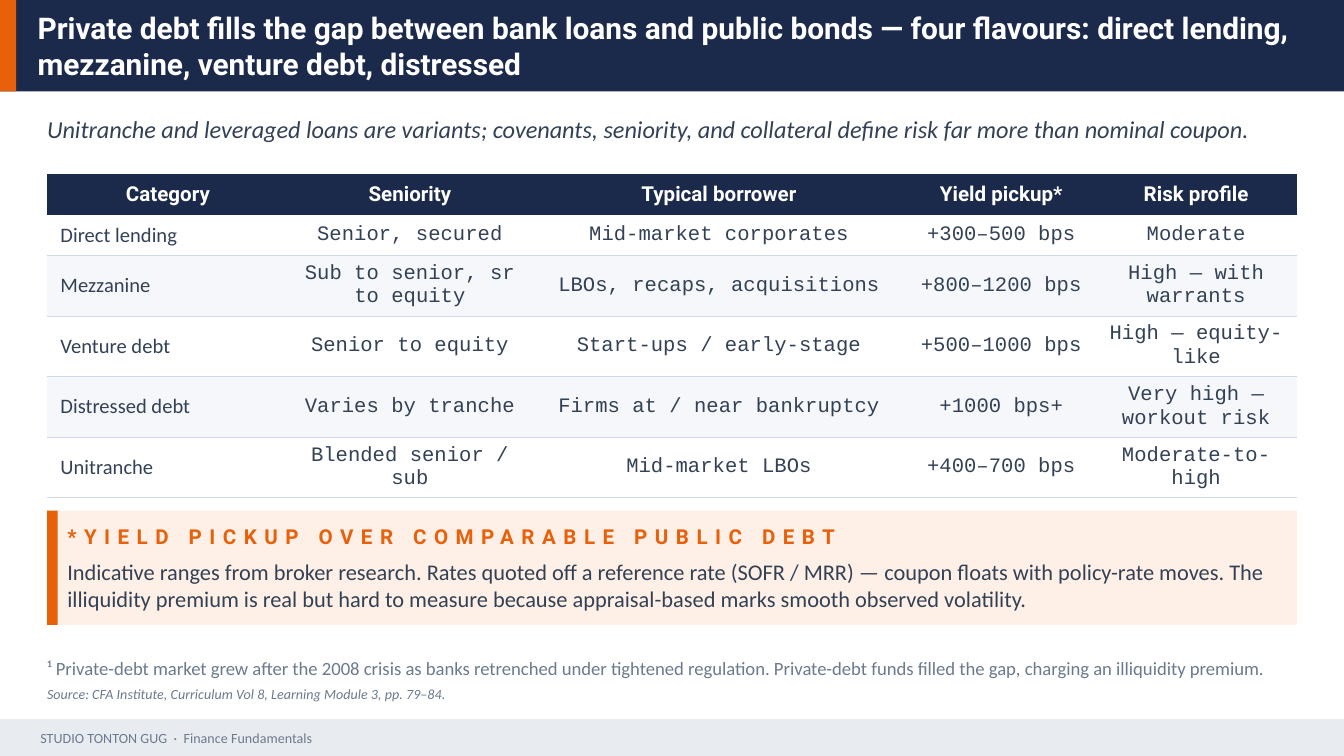
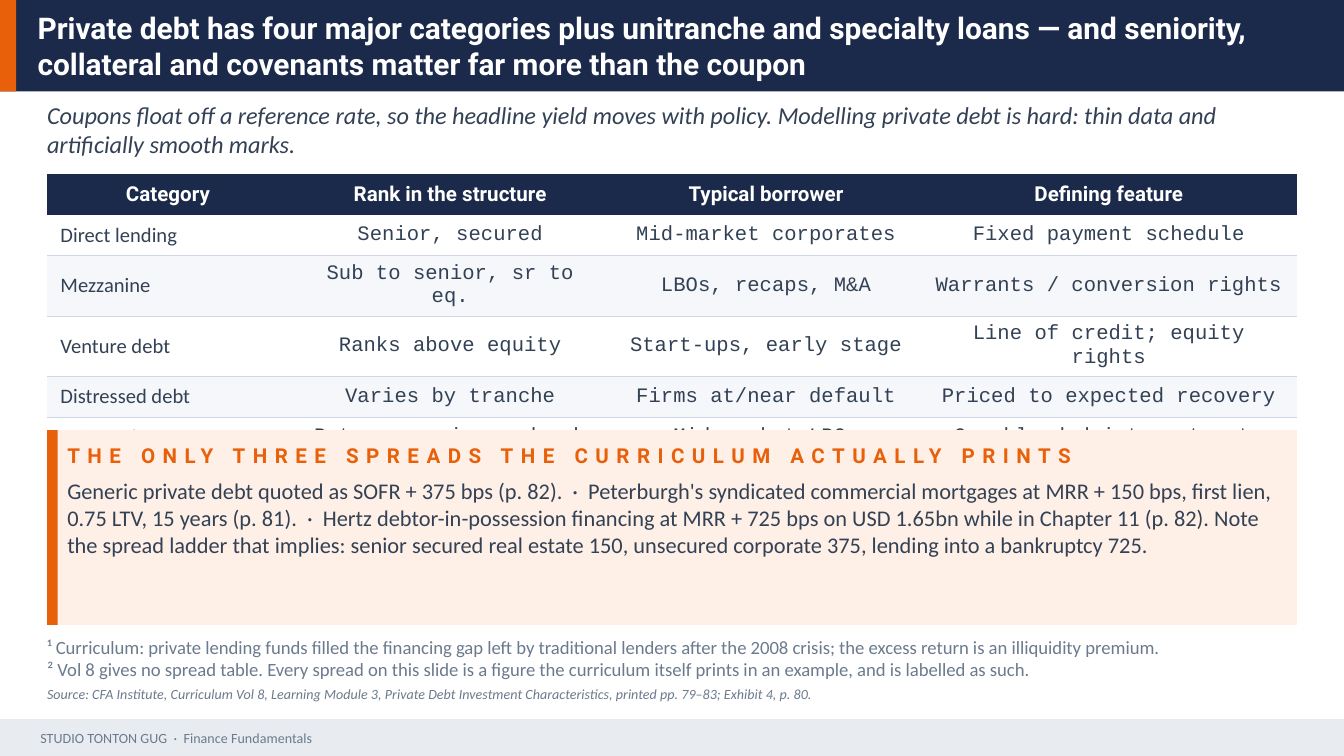
Before and after one commit to Gug4ever/Tonton_Gug_Studio, a slide deck: slide 18 of assets/finance/D19_Alternative_Investments.pptx (slide 17 before the commit). Drawn at 1344x756 pixels with LibreOffice and Linux fonts; fonts in the diff are those of the drawing. Boxes give left, top, right and bottom in pixels: in the first picture for what was removed or moved away, otherwise in the second. Text is boxed around its words. In the diff, an @@ line names an element or a change of style, - is before the commit and + after.

```diff
--- a/assets/finance/D19_Alternative_Investments.pptx
+++ b/assets/finance/D19_Alternative_Investments.pptx
@@ text at (38,16,1245,81): text changed @@
-Private debt fills the gap between bank loans and public bonds — four flavours: direct lending, mezzanine, venture debt, distressed
+Private debt has four major categories plus unitranche and specialty loans — and seniority, collateral and covenants matter far more than the coupon
@@ text at (47,107,1216,157): text changed @@
-Unitranche and leveraged loans are variants; covenants, seniority, and collateral define risk far more than nominal coupon.
+Coupons float off a reference rate, so the headline yield moves with policy. Modelling private debt is hard: thin data and artificially smooth marks.
@@ table at (47,175,1297,454) @@
-column 2: Seniority | Senior, secured | Sub to senior, sr to equity | Senior to equity | Varies by tranche | Blended senior / sub
-column 3: Typical borrower | Mid-market corporates | LBOs, recaps, acquisitions | Start-ups / early-stage | Firms at / near bankruptcy | Mid-market LBOs
-column 4: Yield pickup* | +300–500 bps | +800–1200 bps | +500–1000 bps | +1000 bps+ | +400–700 bps
-column 5: Risk profile | Moderate | High — with warrants | High — equity-like | Very high — workout risk | Moderate-to-high
+column 2: Rank in the structure | Senior, secured | Sub to senior, sr to eq. | Ranks above equity | Varies by tranche | Between senior and sub
+column 3: Typical borrower | Mid-market corporates | LBOs, recaps, M&A | Start-ups, early stage | Firms at/near default | Mid-market LBOs
+column 4: Defining feature | Fixed payment schedule | Warrants / conversion rights | Line of credit; equity rights | Priced to expected recovery | One blended interest rate
@@ rectangle: place and size @@
-rectangle at (47,511,1297,625)
+rectangle at (47,430,1297,625)
@@ rectangle: place and size @@
-rectangle at (47,511,58,625)
+rectangle at (47,430,58,625)
@@ text at (67,437,1284,474): text changed @@
-*YIELD PICKUP OVER COMPARABLE PUBLIC DEBT
+THE ONLY THREE SPREADS THE CURRICULUM ACTUALLY PRINTS
@@ text at (67,483,1271,557): text changed @@
-Indicative ranges from broker research. Rates quoted off a reference rate (SOFR / MRR) — coupon floats with policy-rate moves. The illiquidity premium is real but hard to measure because appraisal-based marks smooth observed volatility.
+Generic private debt quoted as SOFR + 375 bps (p. 82). · Peterburgh's syndicated commercial mortgages at MRR + 150 bps, first lien, 0.75 LTV, 15 years (p. 81). · Hertz debtor-in-possession financing at MRR + 725 bps on USD 1.65bn while in Chapter 11 (p. 82). Note the spread ladder that implies: senior secured real estate 150, unsecured corporate 375, lending into a bankruptcy 725.
@@ text at (47,640,1159,679): text changed @@
-¹ Private-debt market grew after the 2008 crisis as banks retrenched under tightened regulation. Private-debt funds filled the gap, charging an illiquidity premium.
+¹ Curriculum: private lending funds filled the financing gap left by traditional lenders after the 2008 crisis; the excess return is an illiquidity premium.
+² Vol 8 gives no spread table. Every spread on this slide is a figure the curriculum itself prints in an example, and is labelled as such.
@@ text at (47,689,812,702): text changed @@
-Source: CFA Institute, Curriculum Vol 8, Learning Module 3, pp. 79–84.
+Source: CFA Institute, Curriculum Vol 8, Learning Module 3, Private Debt Investment Characteristics, printed pp. 79–83; Exhibit 4, p. 80.
```
Also in this commit, not shown: 26 other slides changed, 4 slides added, 3 slides removed, 9 other files.
